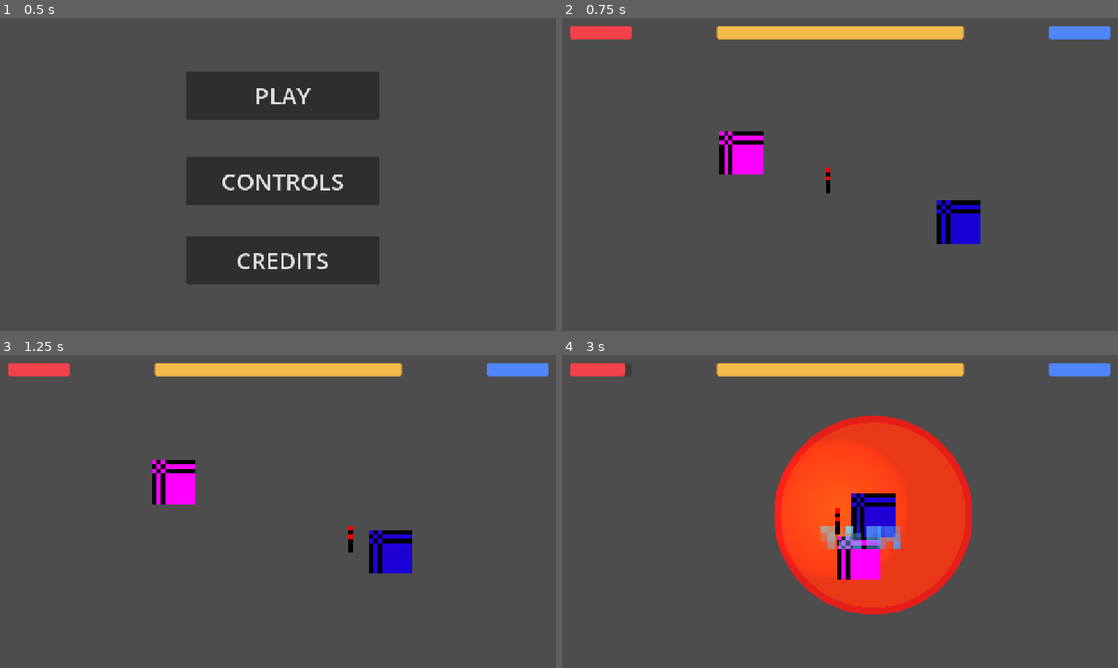
Above: before the commit, frames 1-4 (two rows, left to right).
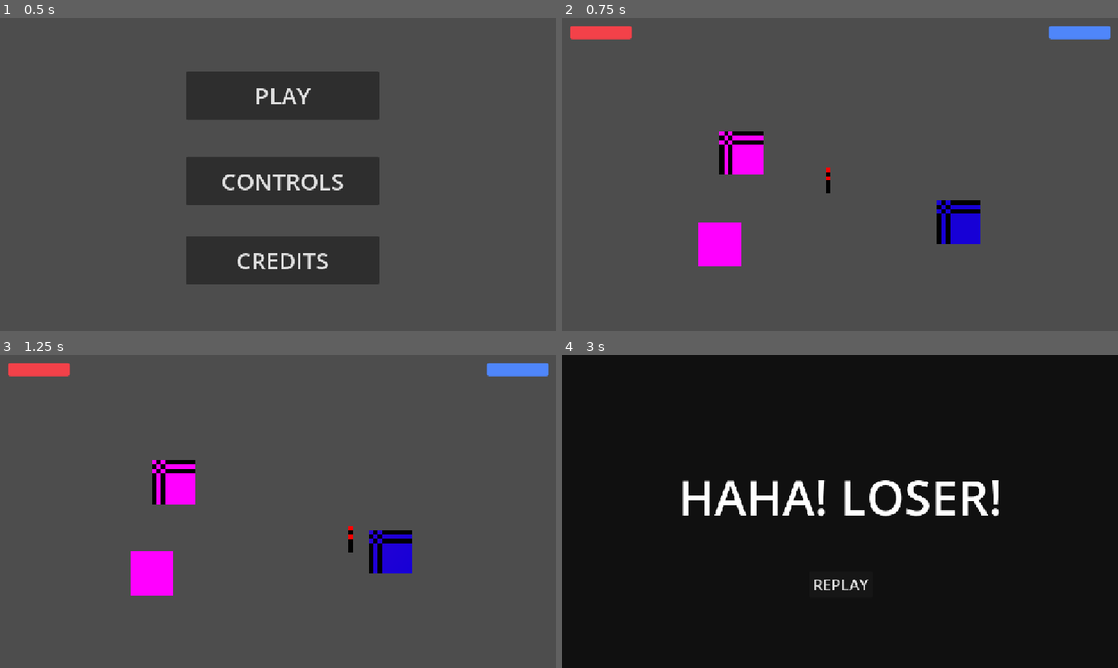
Above: after the commit, the same moments.

Repository: anqilique/GDGJam2-2025
Game: Godot game, scene res://Scenes/start_menu.tscn
Two runs of this game, one before a commit and one after it. Both use one fixed random seed, a clock stepped at 60 frames per second and the inputs below.
Inputs (mouse positions are in pixels of both pictures, inside the frame that each line leads up to):
- Up to frame 1 (0.5 s): no input
- Up to frame 2 (0.75 s): click "PLAY" at 0.5 s
- Up to frame 3 (1.25 s): no input
- Up to frame 4 (3 s): move the mouse to (962, 495) at 1.27 s; hold D (fire_cat_move_right) 1.28-2.03 s; click (962, 495) at 1.35 s; move the mouse to (728, 527) at 2.02 s; hold S (fire_cat_move_down) 2.03-2.78 s; tap Space (yarn_cat_pass_torch) at 2.1 s; move the mouse to (895, 442) at 2.77 s; hold D (fire_cat_move_right) from 2.78 s (still down); click (895, 442) at 2.85 s

Frame 1 is identical in both runs. In frame 2, 3.1% of the frame differs, in the area x 24-73%, y 2-80%; in frame 3, 3.1%; in frame 4, 99%, in the area x 0-100%, y 0-100%.

Commit message:
added destructable objects
hopefully this doesn't break everything

Diff:
--- /dev/null
+++ b/Scenes/destrucable_object.tscn
@@ -0,0 +1,18 @@
+[gd_scene load_steps=4 format=3 uid="uid://cbv27nwmnaj6t"]
+
+[ext_resource type="Script" uid="uid://mj3ile36o7vv" path="res://Scripts/DestructableObject.gd" id="1_eqx1i"]
+
+[sub_resource type="RectangleShape2D" id="RectangleShape2D_eqx1i"]
+size = Vector2(10, 10)
+
+[sub_resource type="PlaceholderTexture2D" id="PlaceholderTexture2D_eqx1i"]
+
+[node name="DestrucableObject" type="CharacterBody2D"]
+script = ExtResource("1_eqx1i")
+
+[node name="CollisionShape2D" type="CollisionShape2D" parent="."]
+shape = SubResource("RectangleShape2D_eqx1i")
+
+[node name="Sprite2D" type="Sprite2D" parent="."]
+scale = Vector2(10, 10)
+texture = SubResource("PlaceholderTexture2D_eqx1i")
--- a/Scenes/fire_cat.tscn
+++ b/Scenes/fire_cat.tscn
@@ -8,13 +8,13 @@
 [ext_resource type="Script" uid="uid://dmayw70bw8ny8" path="res://Scripts/FireCat/States/FCatIdle.gd" id="4_d1awe"]
 [ext_resource type="Script" uid="uid://da353sbg6mp5a" path="res://Scripts/FireCat/States/FCatDeath.gd" id="5_4fkeu"]
 [ext_resource type="Script" uid="uid://b77q21jp2dn0r" path="res://Scripts/FireCat/States/FCatHit.gd" id="6_05lf0"]
-[ext_resource type="Script" path="res://Scripts/ChangeFireCatGlobal.gd" id="9_esvvl"]
+[ext_resource type="Script" uid="uid://72bfxl1rtp3" path="res://Scripts/ChangeFireCatGlobal.gd" id="9_esvvl"]
 
 [sub_resource type="PlaceholderTexture2D" id="PlaceholderTexture2D_8gbba"]
 size = Vector2(10, 10)
 
 [sub_resource type="CircleShape2D" id="CircleShape2D_npn7s"]
-radius = 5.0
+radius = 5.09902
 
 [sub_resource type="CapsuleShape2D" id="CapsuleShape2D_vee4i"]
 radius = 5.0
--- a/Scenes/main.tscn
+++ b/Scenes/main.tscn
@@ -1,12 +1,14 @@
-[gd_scene load_steps=8 format=3 uid="uid://cu7k1o7cvtfnr"]
+[gd_scene load_steps=10 format=3 uid="uid://cxay66w25d02m"]
 
 [ext_resource type="Script" uid="uid://bcrdf5jxhxnun" path="res://Scripts/main.gd" id="1_21xkr"]
 [ext_resource type="PackedScene" uid="uid://r7jxd36vluqq" path="res://Scenes/fire_cat.tscn" id="2_bo1nx"]
 [ext_resource type="PackedScene" uid="uid://2t5bc1akjdes" path="res://Scenes/yarn_cat.tscn" id="3_8gbba"]
 [ext_resource type="PackedScene" uid="uid://clawv8kask8pi" path="res://Scenes/shadow.tscn" id="4_jjvhh"]
-[ext_resource type="PackedScene" uid="uid://bm0xq7m4hiuve" path="res://Scenes/torch.tscn" id="5_21xkr"]
-[ext_resource type="PackedScene" path="res://Scenes/camera_2d.tscn" id="5_kry3j"]
+[ext_resource type="PackedScene" uid="uid://bm0xq7m4hiuve" path="res://Scenes/Torch.tscn" id="5_21xkr"]
+[ext_resource type="PackedScene" uid="uid://b0wamciy0efu" path="res://Scenes/camera_2d.tscn" id="5_kry3j"]
 [ext_resource type="PackedScene" uid="uid://kmmcioaaast4" path="res://Scenes/ui.tscn" id="7_6bp64"]
+[ext_resource type="PackedScene" uid="uid://ddaet4ni81qki" path="res://Scenes/map.tscn" id="8_344ge"]
+[ext_resource type="PackedScene" uid="uid://cbv27nwmnaj6t" path="res://Scenes/destrucable_object.tscn" id="9_ynf5e"]
 
 [node name="Main" type="Node2D"]
 script = ExtResource("1_21xkr")
@@ -29,4 +31,9 @@
 
 [node name="UI" parent="." instance=ExtResource("7_6bp64")]
 
+[node name="Map" parent="." instance=ExtResource("8_344ge")]
+
+[node name="DestrucableObject" parent="Map" instance=ExtResource("9_ynf5e")]
+position = Vector2(-5, 21)
+
 [connection signal="timeout" from="ShadowSpawnTimer" to="." method="_on_shadow_spawn_timer_timeout"]
--- a/Scenes/main_copy.tscn
+++ b/Scenes/main_copy.tscn
@@ -1,12 +1,11 @@
-[gd_scene load_steps=8 format=3 uid="uid://dih7tvnbb7sd4"]
+[gd_scene load_steps=7 format=3 uid="uid://bff25pcs5yd7c"]
 
 [ext_resource type="Script" uid="uid://bcrdf5jxhxnun" path="res://Scripts/main.gd" id="1_4etpg"]
 [ext_resource type="PackedScene" uid="uid://clawv8kask8pi" path="res://Scenes/shadow.tscn" id="2_hafee"]
 [ext_resource type="PackedScene" uid="uid://r7jxd36vluqq" path="res://Scenes/fire_cat.tscn" id="3_plt11"]
 [ext_resource type="PackedScene" uid="uid://2t5bc1akjdes" path="res://Scenes/yarn_cat.tscn" id="4_wpsug"]
-[ext_resource type="PackedScene" uid="uid://bm0xq7m4hiuve" path="res://Scenes/torch.tscn" id="5_wb8jq"]
-[ext_resource type="PackedScene" path="res://Scenes/camera_2d.tscn" id="6_hafee"]
-[ext_resource type="PackedScene" uid="uid://kmmcioaaast4" path="res://Scenes/ui.tscn" id="7_plt11"]
+[ext_resource type="PackedScene" uid="uid://bm0xq7m4hiuve" path="res://Scenes/Torch.tscn" id="5_wb8jq"]
+[ext_resource type="Script" uid="uid://cha0dey3px8f1" path="res://Scripts/CameraController.gd" id="6_apqya"]
 
 [node name="Main" type="Node2D"]
 script = ExtResource("1_4etpg")
@@ -19,12 +18,14 @@
 
 [node name="Torch" parent="." instance=ExtResource("5_wb8jq")]
 
+[node name="Camera2D" type="Camera2D" parent="."]
+enabled = false
+zoom = Vector2(9, 9)
+script = ExtResource("6_apqya")
+
 [node name="ShadowSpawnTimer" type="Timer" parent="."]
 wait_time = 4.0
 one_shot = true
 autostart = true
 
-[node name="Camera2D" parent="." instance=ExtResource("6_hafee")]
-position = Vector2(22, 4)
-
-[node name="UI" parent="." instance=ExtResource("7_plt11")]
+[connection signal="timeout" from="ShadowSpawnTimer" to="." method="_on_shadow_spawn_timer_timeout"]
--- /dev/null
+++ b/Scenes/map.tscn
@@ -0,0 +1,3 @@
+[gd_scene format=3 uid="uid://ddaet4ni81qki"]
+
+[node name="Map" type="Node2D"]
--- a/Scenes/ui.tscn
+++ b/Scenes/ui.tscn
@@ -15,13 +15,6 @@
 
 [sub_resource type="StyleBoxFlat" id="StyleBoxFlat_nf4gj"]
 bg_color = Color(0.308393, 0.526454, 0.978423, 1)
-corner_radius_top_left = 5
-corner_radius_top_right = 5
-corner_radius_bottom_right = 5
-corner_radius_bottom_left = 5
-
-[sub_resource type="StyleBoxFlat" id="StyleBoxFlat_2246s"]
-bg_color = Color(0.952941, 0.729412, 0.286275, 1)
 corner_radius_top_left = 5
 corner_radius_top_right = 5
 corner_radius_bottom_right = 5
@@ -63,16 +56,3 @@
 value = 4.0
 rounded = true
 show_percentage = false
-
-[node name="TorchFlames" type="ProgressBar" parent="HealthBars"]
-layout_mode = 0
-offset_left = 320.0
-offset_top = 16.0
-offset_right = 832.0
-offset_bottom = 43.0
-theme = SubResource("Theme_jxero")
-theme_override_styles/fill = SubResource("StyleBoxFlat_2246s")
-max_value = 10.0
-value = 4.0
-rounded = true
-show_percentage = false
--- a/Scripts/Components/Globals.gd
+++ b/Scripts/Components/Globals.gd
@@ -9,15 +9,3 @@
 
 var yarn_cat_health = 9
 var fire_cat_health = 9
-
-var torch_flames = 10
-
-func reset_variables():
-	Globals.torch_holder = "YarnCat"
-	Globals.is_yarn_cat_visible = true
-	Globals.is_fire_cat_visible = true
-
-	Globals.yarn_cat_health = 9
-	Globals.fire_cat_health = 9
-
-	Globals.torch_flames = 10
--- a/Scripts/Components/HealthComponent.gd
+++ b/Scripts/Components/HealthComponent.gd
@@ -12,11 +12,9 @@
 
 
 func heal(amount: int):
-	if current_health >= max_health:
+	current_health += amount
+	if current_health > max_health:
 		current_health = max_health
-	else:
-		current_health += amount + 1
-		Globals.torch_flames -= amount
 
 	Globals.fire_cat_health = current_health
 
--- /dev/null
+++ b/Scripts/DestructableObject.gd
@@ -0,0 +1,20 @@
+extends CharacterBody2D
+
+var health := 4
+var current_burn_time : int
+
+var is_burning := false
+
+func _process(delta):
+	if not is_burning:
+		return
+
+	current_burn_time -= delta
+	if current_burn_time <= 0:
+		queue_free()
+		is_burning = false
+
+
+func start_burn(seconds: int):
+	is_burning = true
+	current_burn_time = seconds
--- a/Scripts/FireCat/FireCat.gd
+++ b/Scripts/FireCat/FireCat.gd
@@ -10,7 +10,6 @@
 	if timer >= tick_rate:
 		timer = 0
 		if Globals.torch_holder == "FireCat":
-			if Globals.torch_flames > 0:
-				health_component.heal(1)
+			health_component.heal(1)
 		else:
 			health_component.take_damage(1)
--- a/Scripts/UI.gd
+++ b/Scripts/UI.gd
@@ -16,8 +16,6 @@
 				compare_global = Globals.fire_cat_health
 			"YCatHealth":
 				compare_global = Globals.yarn_cat_health
-			"TorchFlames":
-				compare_global = Globals.torch_flames
 
 		if bar.value != compare_global:
 			to_update.append(bar.name)
@@ -35,8 +33,6 @@
 				$HealthBars/FCatHealth.value = Globals.fire_cat_health
 			"YCatHealth":
 				$HealthBars/YCatHealth.value = Globals.yarn_cat_health
-			"TorchFlames":
-				$HealthBars/TorchFlames.value = Globals.torch_flames
 
 
 # Called every frame. 'delta' is the elapsed time since the previous frame.
--- a/Scripts/main.gd
+++ b/Scripts/main.gd
@@ -5,8 +5,6 @@
 
 
 func _ready() -> void:
-	Globals.reset_variables()
-
 	fire_cat = get_tree().get_first_node_in_group("FireCat")
 
 
Not shown: 1 places in Scenes/ui.tscn that only renumber resources
Not shown: 1 places in Scenes/yarn_cat.tscn that only renumber resources
Not shown, added: Scripts/DestructableObject.gd.uid
